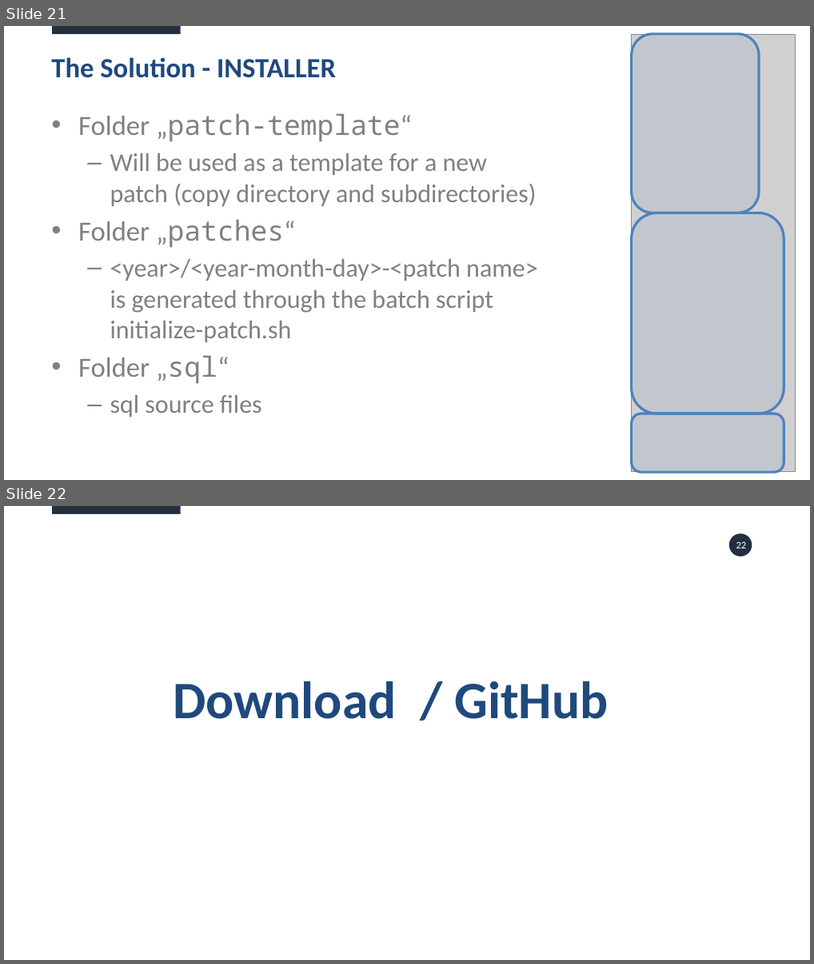
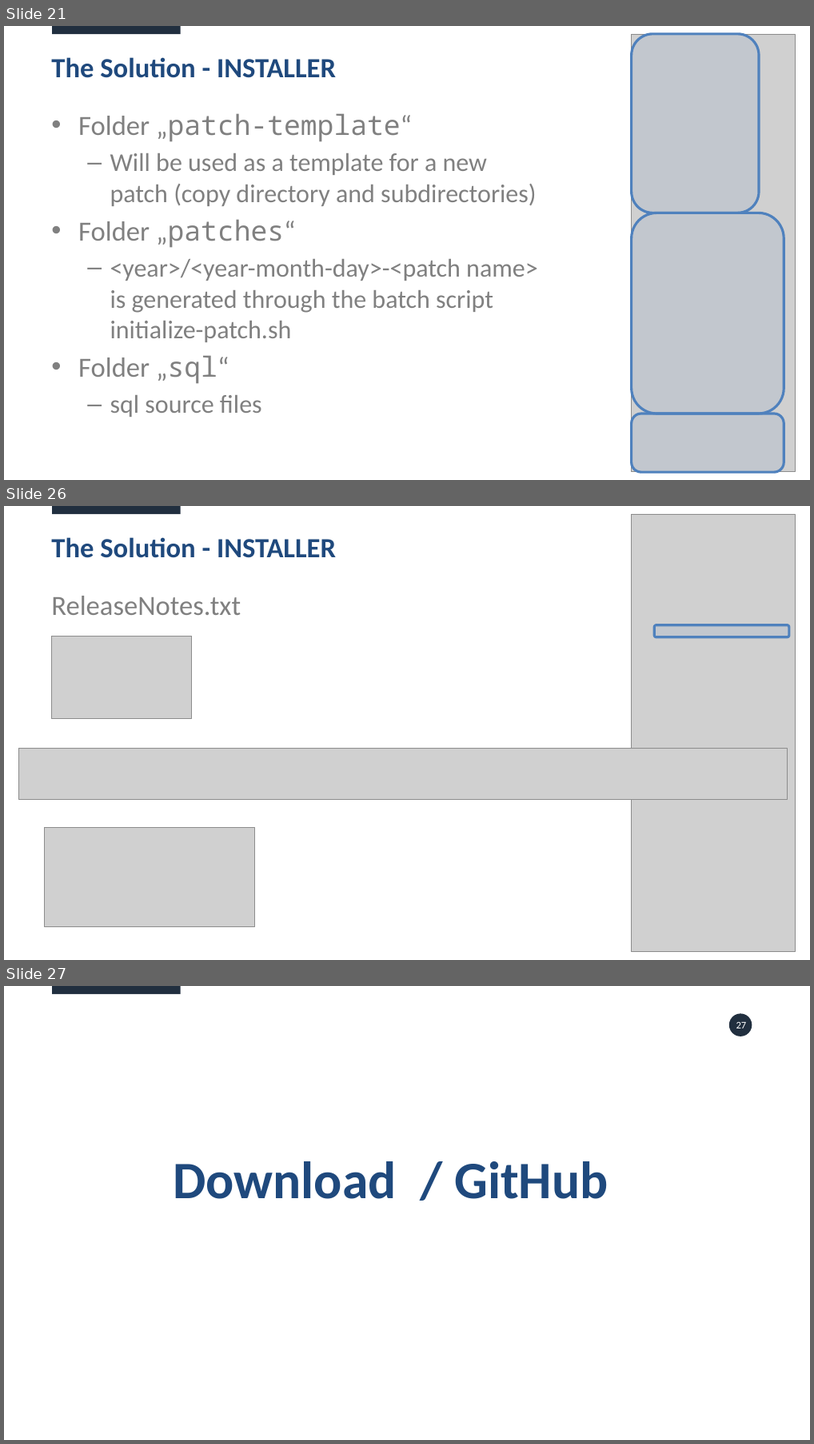
Before and after one commit to daust/opal-tools, a slide deck: src/doc/OPAL Tools v2.2.0.pptx. Shown one above the other, each under a label of ours: slides 21 and 22 before the commit, slides 21, 26 and 27 after it; the slides between them are not shown. The pictures are 814x964 and 814x1444 pixels, drawn with LibreOffice and Linux fonts; fonts in the diff are those of the drawing; grey boxes stand for pictures. Boxes give left, top, right and bottom in pixels: in the first picture for what was removed or moved away, otherwise in the second. Text is boxed around its words. In the diff, an @@ line names an element or a change of style, - is before the commit and + after.

```diff
--- a/src/doc/OPAL Tools v2.2.0.pptx
+++ b/src/doc/OPAL Tools v2.2.0.pptx
@@ slide 26 added at (4,506,810,960), background #FFFFFF; not listed: 1 template element that a slide beside it also shows @@
@@ picture added at (632,514,795,951) @@
@@ title added at (51,537,336,558), 66 pt, text #1F497D, bold @@
+The Solution - INSTALLER
@@ text added at (51,596,241,615), 66 pt, text #808080 @@
+ReleaseNotes.txt
@@ rounded rectangle added at (654,625,790,637), fill #4F81BD at 10% opacity, outline #4F81BD 6 pt @@
@@ picture added at (51,636,191,718) @@
@@ picture added at (19,748,788,799) @@
@@ picture added at (44,827,254,926) @@
@@ what was slide 22 is now slide 27 @@
@@ page number at (737,1022,747,1028): text changed @@
-22
+27
```
Also in this commit, not shown: 3 slides changed, 4 other slides added, 28 other files.
